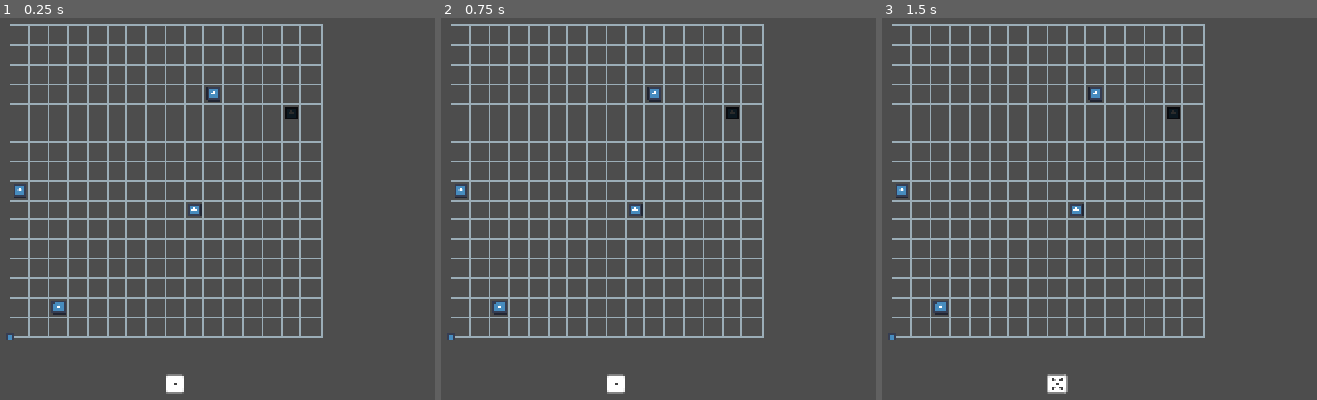
Above: before the commit, frames 1-3 (left to right).
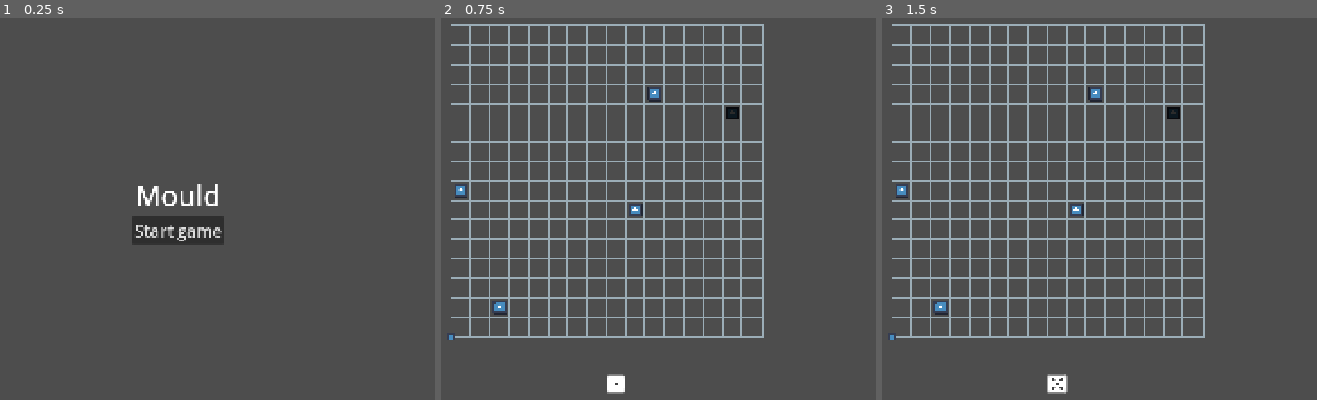
Above: after the commit, the same moments.

Repository: Sooshimi/mould
Game: Godot game, scene res://scenes/main.tscn
The game is run twice, just before and just after one commit, with the same random seed, the same clock (stepped at 60 frames per second) and the same inputs. Before the commit the project starts from res://scenes/game.tscn. The engine's default icon, where the game draws it, is replaced by a stand-in: a white triangle on a blue panel in a dark square.
Inputs (mouse positions are in pixels of both pictures, inside the frame that each line leads up to):
- Up to frame 1 (0.25 s): no input
- Up to frame 2 (0.75 s): click (619, 231) at 0.5 s, where only the run after the commit has a clickable "Start game"
- Up to frame 3 (1.5 s): click (1056, 384) at 1.25 s

The runs differ from the first frame. In frame 1, 12% of the frame differs, in the area x 1-75%, y 1-99%; in frame 2, nothing differs; in frame 3, nothing differs.

Commit message:
added main menu transition

Diff:
--- a/project.godot
+++ b/project.godot
@@ -11,13 +11,14 @@
 [application]
 
 config/name="mould"
-run/main_scene="uid://b6rwuldwktqp4"
+run/main_scene="uid://bclp6x7pkar2m"
 config/features=PackedStringArray("4.5", "Mobile")
 config/icon="res://icon.svg"
 
 [autoload]
 
 TurnManager="*res://scripts/globals/TurnManager.gd"
+SceneManager="*res://scripts/globals/SceneManager.gd"
 
 [display]
 
--- a/scenes/main.tscn
+++ b/scenes/main.tscn
@@ -1,9 +1,11 @@
-[gd_scene load_steps=3 format=3 uid="uid://bclp6x7pkar2m"]
+[gd_scene load_steps=4 format=3 uid="uid://bclp6x7pkar2m"]
 
+[ext_resource type="Script" uid="uid://ka2cwwb15nwm" path="res://scripts/main.gd" id="1_0wfyh"]
 [ext_resource type="PackedScene" uid="uid://b6rwuldwktqp4" path="res://scenes/game.tscn" id="1_o5qli"]
 [ext_resource type="PackedScene" uid="uid://qpuwx33016k6" path="res://scenes/ui/main_menu.tscn" id="2_0wfyh"]
 
 [node name="Main" type="Node"]
+script = ExtResource("1_0wfyh")
 
 [node name="Game" parent="." instance=ExtResource("1_o5qli")]
 visible = false
--- /dev/null
+++ b/scenes/ui/main_menu.gd
@@ -0,0 +1,7 @@
+extends Control
+
+@onready var main_menu = $"."
+
+func _on_start_game_button_pressed() -> void:
+	main_menu.hide()
+	SceneManager.start_button_click.emit()
--- a/scenes/ui/main_menu.tscn
+++ b/scenes/ui/main_menu.tscn
@@ -1,4 +1,6 @@
-[gd_scene format=3 uid="uid://qpuwx33016k6"]
+[gd_scene load_steps=2 format=3 uid="uid://qpuwx33016k6"]
+
+[ext_resource type="Script" uid="uid://ckksrvbo6vwsj" path="res://scenes/ui/main_menu.gd" id="1_sl1te"]
 
 [node name="MainMenu" type="Control"]
 layout_mode = 3
@@ -7,6 +9,7 @@
 anchor_bottom = 1.0
 grow_horizontal = 2
 grow_vertical = 2
+script = ExtResource("1_sl1te")
 
 [node name="VBoxContainer" type="VBoxContainer" parent="."]
 layout_mode = 1
@@ -35,3 +38,5 @@
 layout_mode = 2
 theme_override_font_sizes/font_size = 30
 text = "Start game"
+
+[connection signal="pressed" from="VBoxContainer/CenterContainer/StartGameButton" to="." method="_on_start_game_button_pressed"]
--- /dev/null
+++ b/scripts/globals/SceneManager.gd
@@ -0,0 +1,3 @@
+extends Node
+
+signal start_button_click
--- /dev/null
+++ b/scripts/main.gd
@@ -0,0 +1,7 @@
+extends Node
+
+func _ready() -> void:
+	SceneManager.start_button_click.connect(show_game)
+
+func show_game() -> void:
+	$Game.show()
Not shown, added: scenes/ui/main_menu.gd.uid
Not shown, added: scripts/globals/SceneManager.gd.uid
Not shown, added: scripts/main.gd.uid
